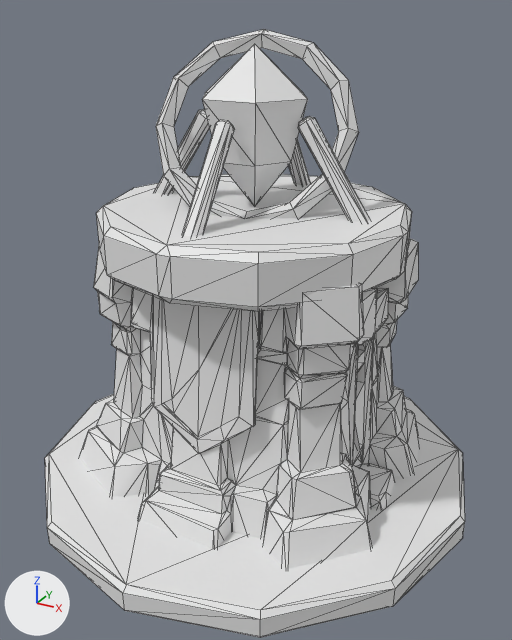
Before and after pictures for a commit that changed the FBX model factory/unity-src/hyeopgok-sasu/Resources/HyeopgokSasu/AI3D/tower_magic_lv2.fbx.
Camera for both pictures: a camera (50 mm lens) standing at (1.62, -2.93, 2.42) and looking at (0.04, -0.07, 0.99). The axes (+X, +Y, +Z) are drawn at lower left. The lights are the same throughout. The first picture is the older version. Mesh edges are drawn as thin lines. Where no turn or scale is listed for an object, it has been applied to the vertices. Vertices at exactly the same position are counted once.

In view in the first picture: 'tower_magic_lv2'.
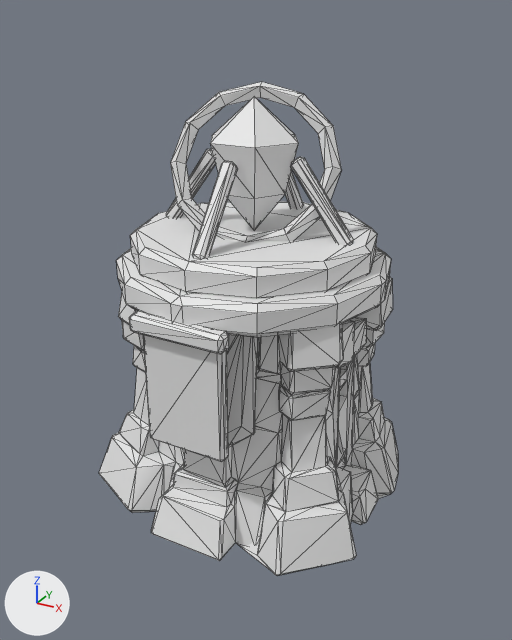
Location of each change, (x1, y1, x2, y2) in pixels of the pictures (512 x 640 px; the box of a moved part takes in the faces that stretch with it):
'tower_magic_lv2', reshaped
    before: (45, 29, 465, 638)
    after: (99, 82, 398, 576)
part 1 of me_crossbow_tower_mesh, moved or reshaped
    before: (79, 238, 419, 569)
    after: (99, 277, 398, 576)
part 2 of me_crossbow_tower_mesh, moved or reshaped
    before: (96, 174, 412, 312)
    after: (116, 247, 391, 338)
part 3 of me_crossbow_tower_mesh, moved or reshaped
    before: (202, 44, 308, 205)
    after: (210, 97, 299, 229)
part 4 of me_crossbow_tower_mesh, moved or reshaped
    before: (288, 139, 311, 185)
    after: (285, 171, 304, 208)
part 5 of me_crossbow_tower_mesh, moved or reshaped
    before: (154, 109, 210, 194)
    after: (166, 148, 216, 218)
part 6 of me_crossbow_tower_mesh, moved or reshaped
    before: (183, 120, 235, 236)
    after: (192, 161, 238, 258)
part 7 of me_crossbow_tower_mesh, moved or reshaped
    before: (298, 116, 370, 222)
    after: (290, 157, 354, 245)
part 8 of me_crossbow_tower_mesh, moved or reshaped
    before: (156, 29, 359, 218)
    after: (170, 82, 342, 241)
part 9 of me_crossbow_tower_mesh, added
    after: (130, 201, 377, 299)
part 10 of me_crossbow_tower_mesh, added
    after: (143, 335, 229, 461)
part 11 of me_crossbow_tower_mesh, added
    after: (129, 311, 229, 354)
part 12 of me_crossbow_tower_mesh, deleted
    before: (45, 394, 465, 638)

The change in detail:
me_crossbow_tower_mesh is used by ob_tower_magic_lv2; location (0.0, 0.0, 0.0).
me_crossbow_tower_mesh had 1362 vertices, 2693 faces and spanned x -1.17..1.17, y -1.17..1.17, z 0.0..2.33.
me_crossbow_tower_mesh now has 1410 vertices, 2781 faces and spans x -0.75..0.75, y -0.71..0.71, z 0.0..2.1.
me_crossbow_tower_mesh part 1: the loose piece of 1074 vertices spanning x -0.87..0.88, y -0.82..0.82, z 0.0..1.48 is scaled about the mesh origin by 0.861.
me_crossbow_tower_mesh part 2: the loose piece of 56 vertices spanning x -0.75..0.75, y -0.75..0.75, z 1.3..1.55 is scaled about its middle by (0.896, 0.896, 0.582), then moved by (0.0, 0.0, -0.2).
me_crossbow_tower_mesh part 3: the loose piece of 14 vertices spanning x -0.26..0.26, y -0.23..0.23, z 1.54..2.28 is scaled about its middle by 0.861, then moved by (0.0, 0.0, -0.17).
me_crossbow_tower_mesh part 4: the loose piece of 24 vertices spanning x -0.04..0.04, y 0.23..0.59, z 1.49..1.98 is scaled about its middle by (0.861, 0.858, 0.786), then moved by (0.0, -0.06, -0.13).
me_crossbow_tower_mesh part 5: the loose piece of 24 vertices spanning x -0.59..-0.23, y -0.04..0.04, z 1.49..1.98 is scaled about its middle by (0.858, 0.861, 0.786), then moved by (0.05, 0.0, -0.13).
me_crossbow_tower_mesh part 6: the loose piece of 24 vertices spanning x -0.04..0.04, y -0.59..-0.23, z 1.49..1.98 is scaled about its middle by (0.861, 0.858, 0.786), then moved by (0.0, 0.06, -0.13).
me_crossbow_tower_mesh part 7: the loose piece of 24 vertices spanning x 0.23..0.59, y -0.04..0.04, z 1.49..1.98 is scaled about its middle by (0.858, 0.861, 0.786), then moved by (-0.06, 0.0, -0.13).
me_crossbow_tower_mesh part 8: the loose piece of 48 vertices spanning x -0.45..0.45, y -0.27..0.27, z 1.49..2.33 is scaled about its middle by 0.861, then moved by (0.0, 0.0, -0.17).
me_crossbow_tower_mesh part 9: a new loose piece of 48 vertices spanning x -0.61..0.6, y -0.6..0.6, z 1.28..1.44, in mat_ai3d_towershared (white #e7e7e7).
me_crossbow_tower_mesh part 10: a new loose piece of 24 vertices spanning x -0.21..0.2, y -0.66..-0.6, z 0.54..1.16, in mat_ai3d_towershared (white #e7e7e7).
me_crossbow_tower_mesh part 11: a new loose piece of 24 vertices spanning x -0.24..0.24, y -0.71..-0.63, z 1.11..1.2, in mat_ai3d_towershared (white #e7e7e7).
me_crossbow_tower_mesh part 12: the loose piece of 48 vertices spanning x -1.17..1.17, y -1.17..1.17, z 0.0..0.15 is deleted.
Other edits to the shape of me_crossbow_tower_mesh do not show in these pictures.
